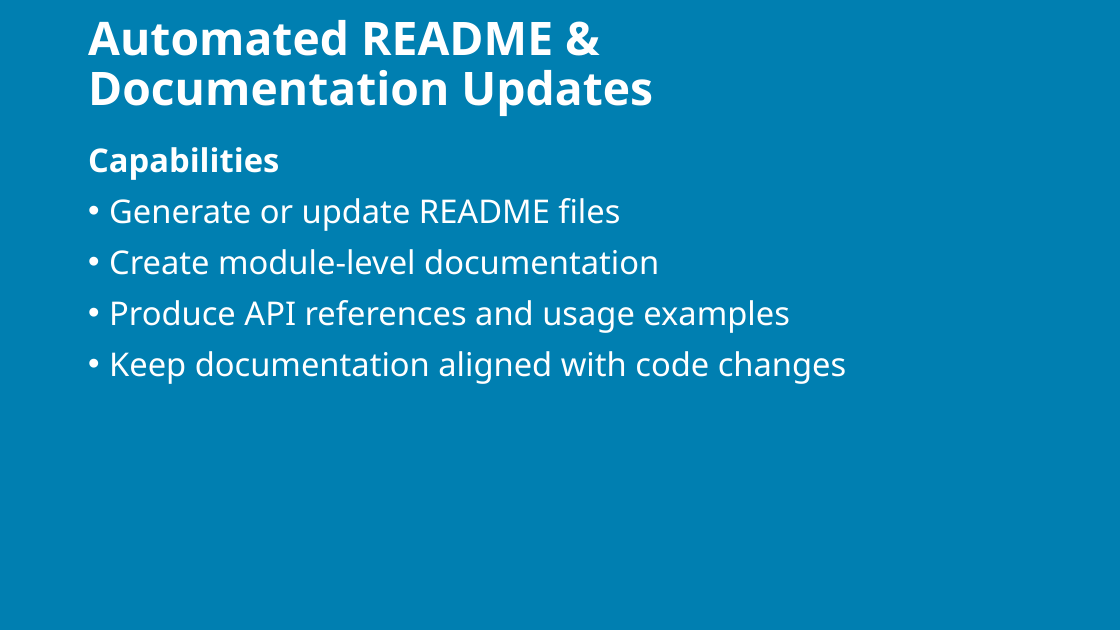
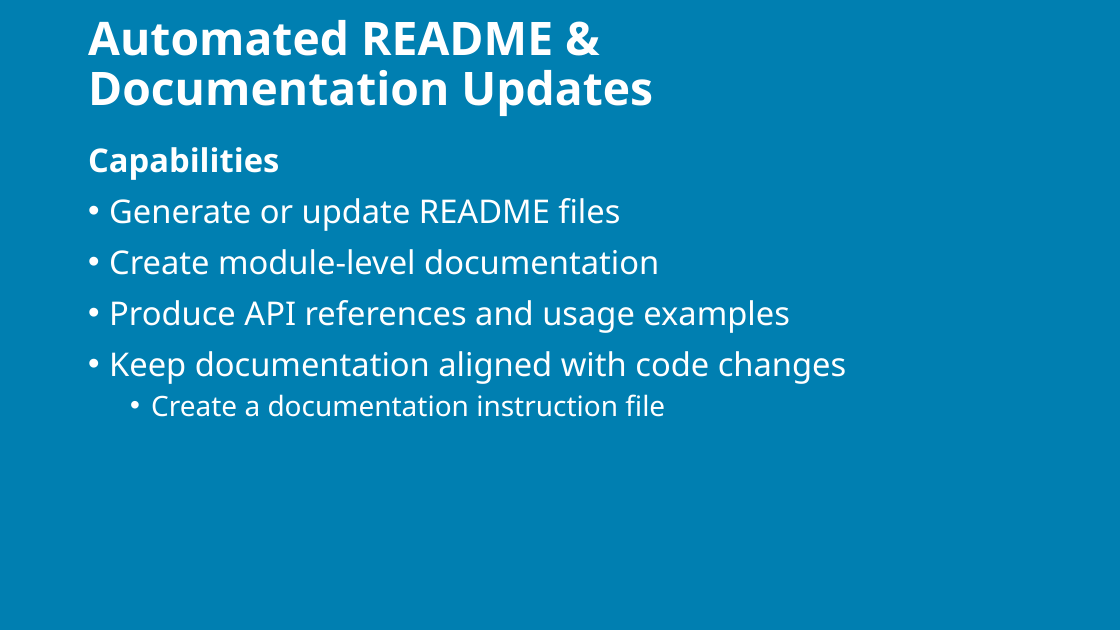
Before and after one commit to j0hnnymiller/AI-Assisted-Software-Development, a slide deck: slide 64 of Slides/AIABSD-2-day-brownfield.pptx (slide 62 before the commit). Drawn at 1120x630 pixels with LibreOffice and Linux fonts; fonts in the diff are those of the drawing; background and template pictures are left out. Boxes give left, top, right and bottom in pixels: in the first picture for what was removed or moved away, otherwise in the second. Text is boxed around its words. In the diff, an @@ line names an element or a change of style, - is before the commit and + after.

```diff
--- a/Slides/AIABSD-2-day-brownfield.pptx
+++ b/Slides/AIABSD-2-day-brownfield.pptx
@@ text at [151, 394, 665, 417]: paragraph added @@
+  • Create a documentation instruction file
```
Also in this commit, not shown: 23 other slides changed, 3 slides added, 11 other files.
